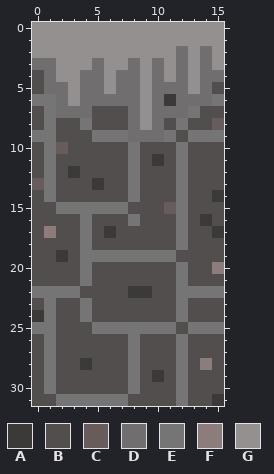
Edited in one commit: pixel-art sprite (2D Template/Assets/Benicio/Tilemaps/StoneWall.png). That is the earlier state.
The file is 16x32 pixels. Colours within 5 levels of each other are drawn and written as one.
Palette (. is transparent): A #3c3939  B #524e4e  C #675b5b  D #706e6e  E #757575  F #8c7c7c  G #949090
Pixels before, first column x 0:
 0 GGGGGGGGGGGGGGGG
 1 GGGGGGGGGGGGGGGG
 2 GGGGGGGGGGGGDGDG
 3 DDGGGDGGDGDGDGDG
 4 BDGGDDGDDGDGDGDD
 5 BDDGDDGDDGDDDGDB
 6 EEDGDDDDDGDADDDE
 7 BEDDDBBBDGDDDEBB
 8 BEBBEBBBDGDBEBBC
 9 EEBBBEEEDDDEBEEE
10 BECBBBBBEBBBEBBB
11 BEBBBBBBEBABEBBB
12 BEBABBBBEBBBEBBB
13 CEBBBABBEBBBEBBB
14 BEBBBBBBEBBBEBBA
15 BBEEEEEEBBBCEBBB
16 BBBBEBBBEBBBEBAB
17 BFBBEBABBBBBEBBA
18 BBBBEBBBBBBBEBBB
19 BBABEEEEEEEEBBBB
20 BBBBEBBBBBBBEBBF
21 BBBBEBBBBBBBEBBB
22 EEEEBBBBAABBEEEE
23 BEBBEBBBBBBBEBBB
24 AEBBEBBBBBBBEBBB
25 EEBBBEEEEEEEBEEE
26 BEBBBBBBEBBBEBBB
27 BEBBBBBBEBBBEBBB
28 BEBBABBBEBBBEBFB
29 BEBBBBBBEBABEBBB
30 BEBBBBBBEBBBEBBB
31 BBEEEEEEBBBBEBBA
The same view after the edit:
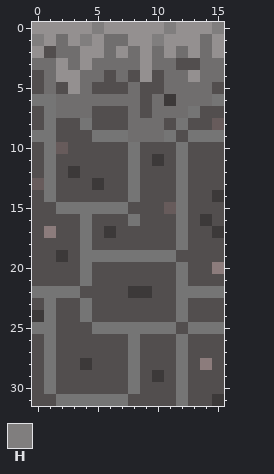
Colours new in this view: H #807e7e
The edit:
Colour D becomes colour B in row 3 at x 12; in row 4 at x 8 and 10; in row 5 at x 2, 5, 7 and 10.
Colour G becomes colour B in row 2 at x 1; in row 3 at x 13; in row 4 at x 6; in row 5 at x 6 and 9; in rows 6 to 7 at x 9.
Colour G becomes colour D in row 1 at x 2, 6 to 7 and 14; in row 2 at x 2 to 3, 6, 8 and 10; in row 3 at x 3, 6 to 7, 11 and 15; in row 4 at x 11; in row 5 at x 13; in row 6 at x 3.
Colour G becomes colour D in row 8 at x 9.
Colour G becomes colour H in row 0 at x 5, 11 and 15; in row 1 at x 0, 4 and 10.
Pixel boxes of the changes (left, top, right, bottom) in both pictures:
changed: (32, 22, 224, 130)
